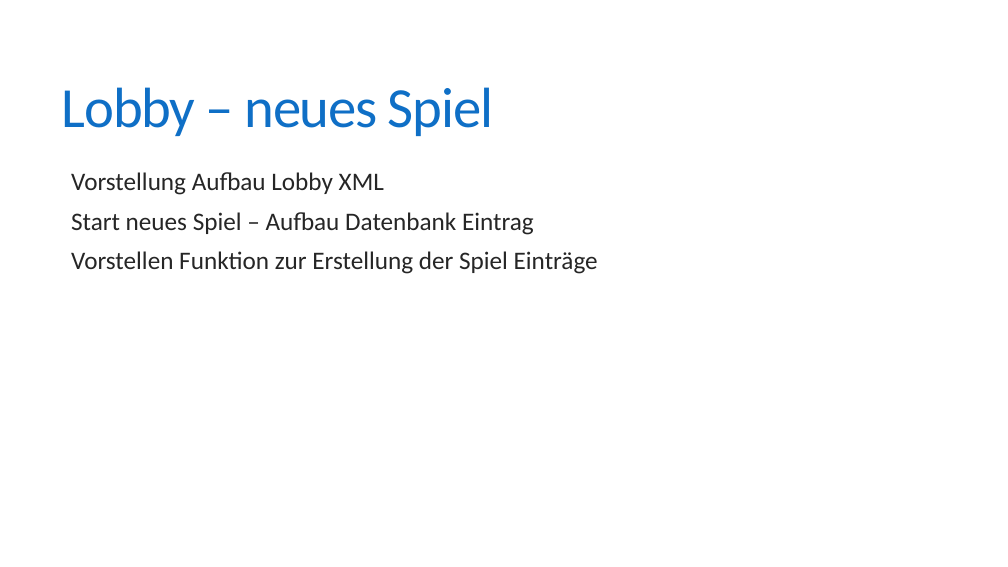
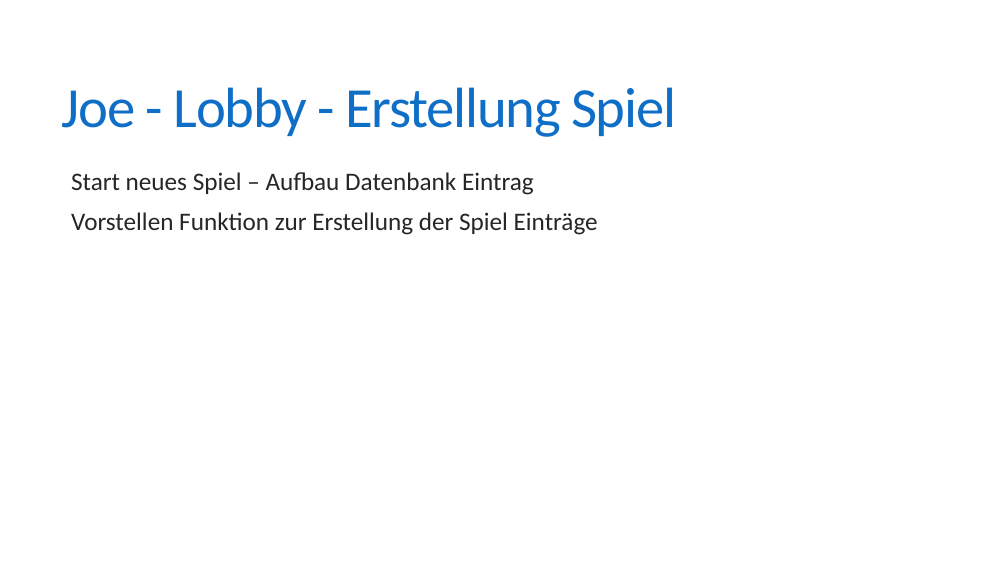
Before and after one commit to fborrmann/memory_game, a slide deck: slide 4 of Memory.pptx (slide 2 before the commit). Drawn at 1008x567 pixels with LibreOffice and Linux fonts; fonts in the diff are those of the drawing. Boxes give left, top, right and bottom in pixels: in the first picture for what was removed or moved away, otherwise in the second. Text is boxed around its words. In the diff, an @@ line names an element or a change of style, - is before the commit and + after.

```diff
--- a/Memory.pptx
+++ b/Memory.pptx
@@ title at (62, 87, 676, 137): text changed @@
-Lobby – neues Spiel
+Joe - Lobby - Erstellung Spiel
@@ text at (71, 172, 384, 195): paragraph removed @@
-  Vorstellung Aufbau Lobby XML
```
Also in this commit, not shown: 3 other slides changed, 2 other files.
